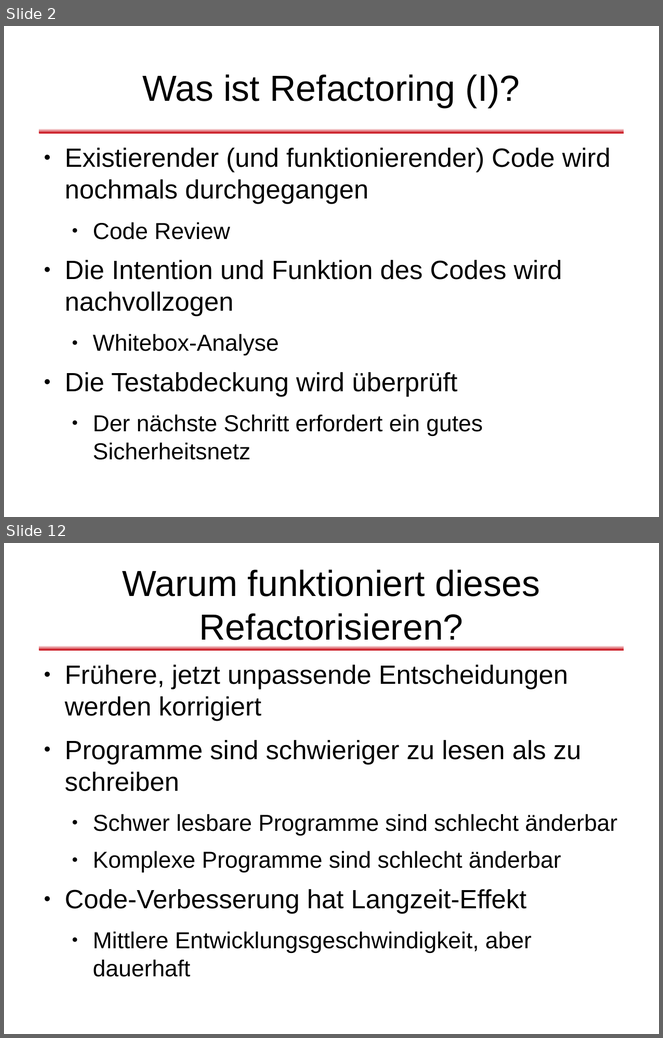
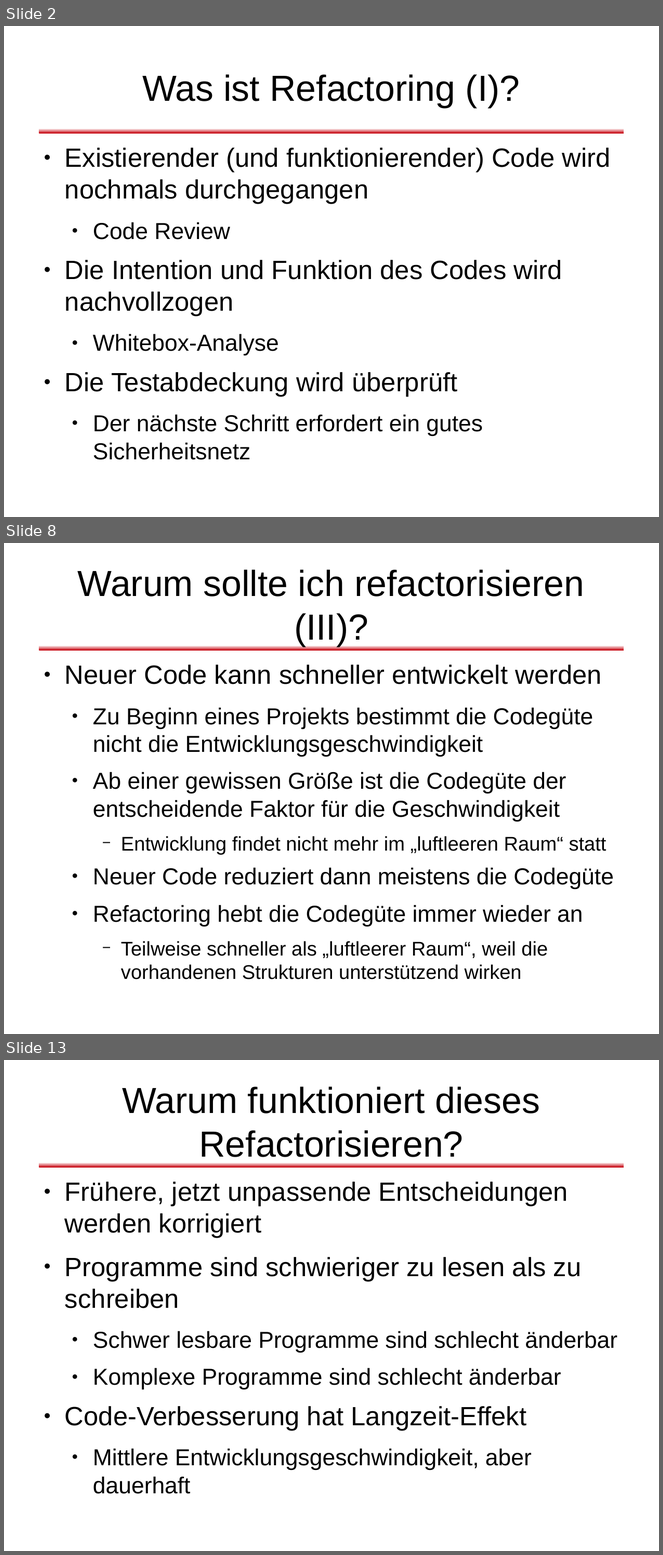
Before and after one commit to dlindner/vorlesung-se2-dhbw, a slide deck: added_2010/Refactoring (2010).odp. Shown one above the other, each under a label of ours: slides 2 and 12 before the commit, slides 2, 8 and 13 after it; the slides between them are not shown. The pictures are 663x1038 and 663x1555 pixels, drawn with LibreOffice and Linux fonts; fonts in the diff are those of the drawing; background and template pictures are left out. Boxes give left, top, right and bottom in pixels: in the first picture for what was removed or moved away, otherwise in the second. Text is boxed around its words. In the diff, an @@ line names an element or a change of style, - is before the commit and + after.

```diff
--- a/added_2010/Refactoring (2010).odp
+++ b/added_2010/Refactoring (2010).odp
@@ slide 8 added at (x1=4, y1=543, x2=659, y2=1034), background #FFFFFF; not listed: 1 template element that a slide beside it also shows @@
@@ title added at (x1=78, y1=570, x2=584, y2=646), 44 pt, text #000000 @@
+Warum sollte ich refactorisieren (III)?
@@ text added at (x1=65, y1=665, x2=614, y2=980), 28 pt, text #000000 @@
+● Neuer Code kann schneller entwickelt werden
+  ● Zu Beginn eines Projekts bestimmt die Codegüte nicht die Entwicklungsgeschwindigkeit
+  ● Ab einer gewissen Größe ist die Codegüte der entscheidende Faktor für die Geschwindigkeit
+    − Entwicklung findet nicht mehr im „luftleeren Raum“ statt
+  ● Neuer Code reduziert dann meistens die Codegüte
+  ● Refactoring hebt die Codegüte immer wieder an
+    − Teilweise schneller als „luftleerer Raum“, weil die vorhandenen Strukturen unterstützend wirken
@@ what was slide 12 is now slide 13 @@
```
Also in this commit, not shown: 26 slides changed, 2 other slides added, 2 slides removed.
